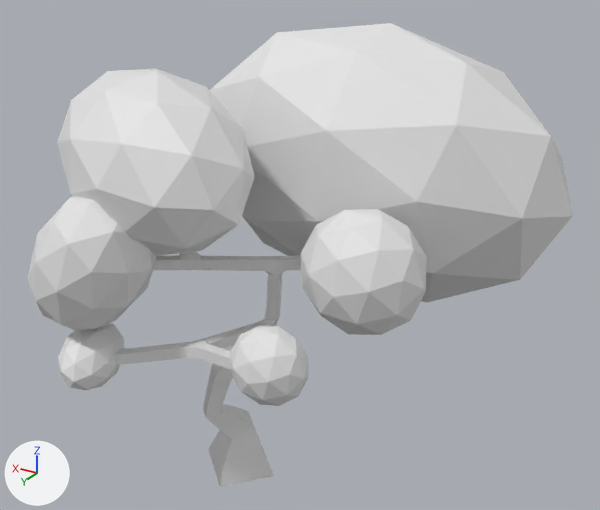
Renders of the FBX model Assets/Prefabs/World_Prefabs/General_Prefabs/Trees2.fbx from each side of a commit.
One viewpoint serves both versions: a 50 mm lens placed at (-6.23, 8.59, 8.02), pointed at (-0.68, -0.66, 3.4). Lighting does not change. The marker at lower left points along +X, +Y and +Z. The first picture is the older version. Where no turn or scale is listed for an object, it has been applied to the vertices. Vertices at exactly the same position are counted once.

The first picture shows 'Leaves2', 'Trees2'.
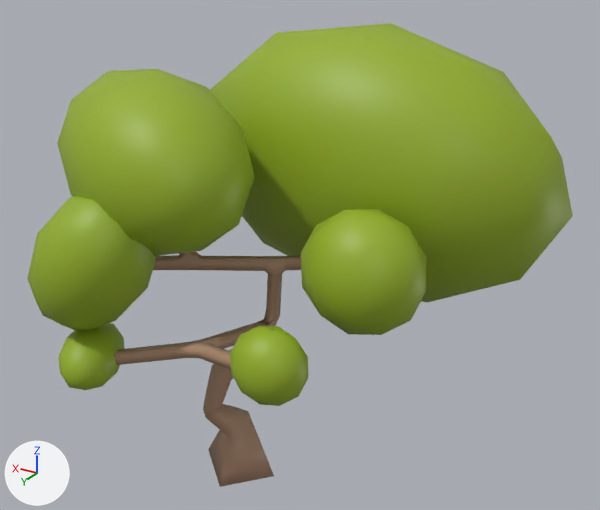
Pixel boxes [x1, y1, x2, y2] of what changed, in the pictures (600 x 510 px):
'Leaves2', surface changed (white to green): [27, 23, 573, 406] in both
'Trees2', surface changed, shading changed (white to brown): [114, 251, 301, 487] in both

The change, as a list of edits to the scene's bpy script:
```text
Add img_trees2_png:
    img_trees2_png = load_image('Trees2.png', 'Trees2.fbm/Trees2.png', 1024, 1024, 'sRGB')
Change mat_material_003:
    remove mat_material_003.base_color = (0.8, 0.8, 0.8)  # white #e7e7e7
    add mat_material_003.texture = img_trees2_png
Change me_leaves2:
    where me_leaves2.from_pydata(...)  # 252 vertices, 480 faces; spans x -2.45..3.95, y -5.12..0.74, z -1.05..3.46
    used by ob_leaves2; location = (-1.57, 1.54, 3.0)
    me_leaves2 part 2: texture (UV) coordinates of 480 of 480 faces, centred in x -2.21..3.91, y -5.08..0.7, z -1.05..3.32, changed; they spanned u 0.0..1.0, v 0.0..0.47 and now span u 0.0..1.0, v 0.0..1.0
Change me_trees2_001:
    where me_trees2_001.from_pydata(...)  # 406 vertices, 412 faces; spans x -0.77..2.83, y -3.56..0.22, z -3.04..1.73
    used by ob_trees2; location = (-1.57, 1.54, 3.0)
    me_trees2_001 part 1: its shading normals changed
```
